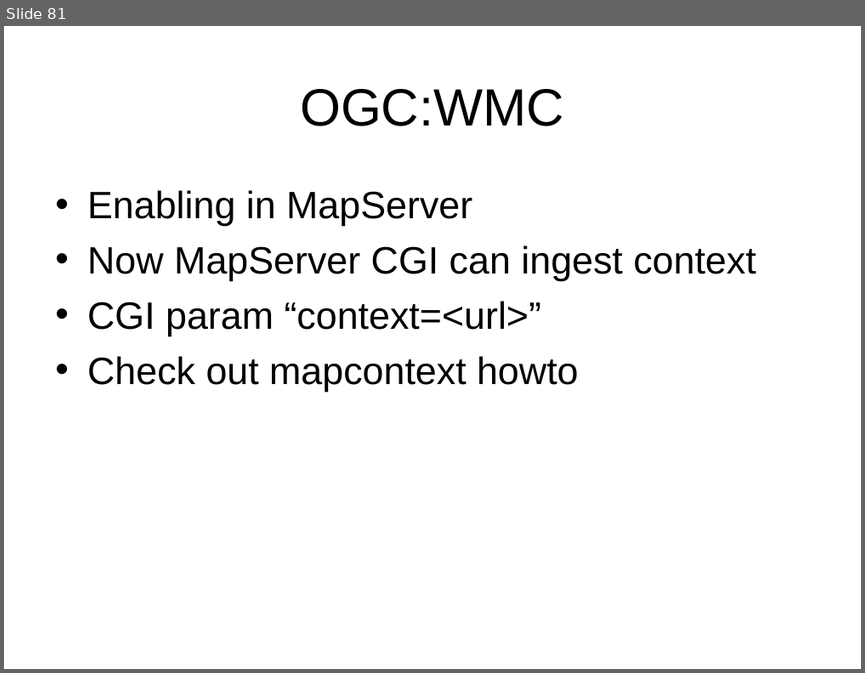
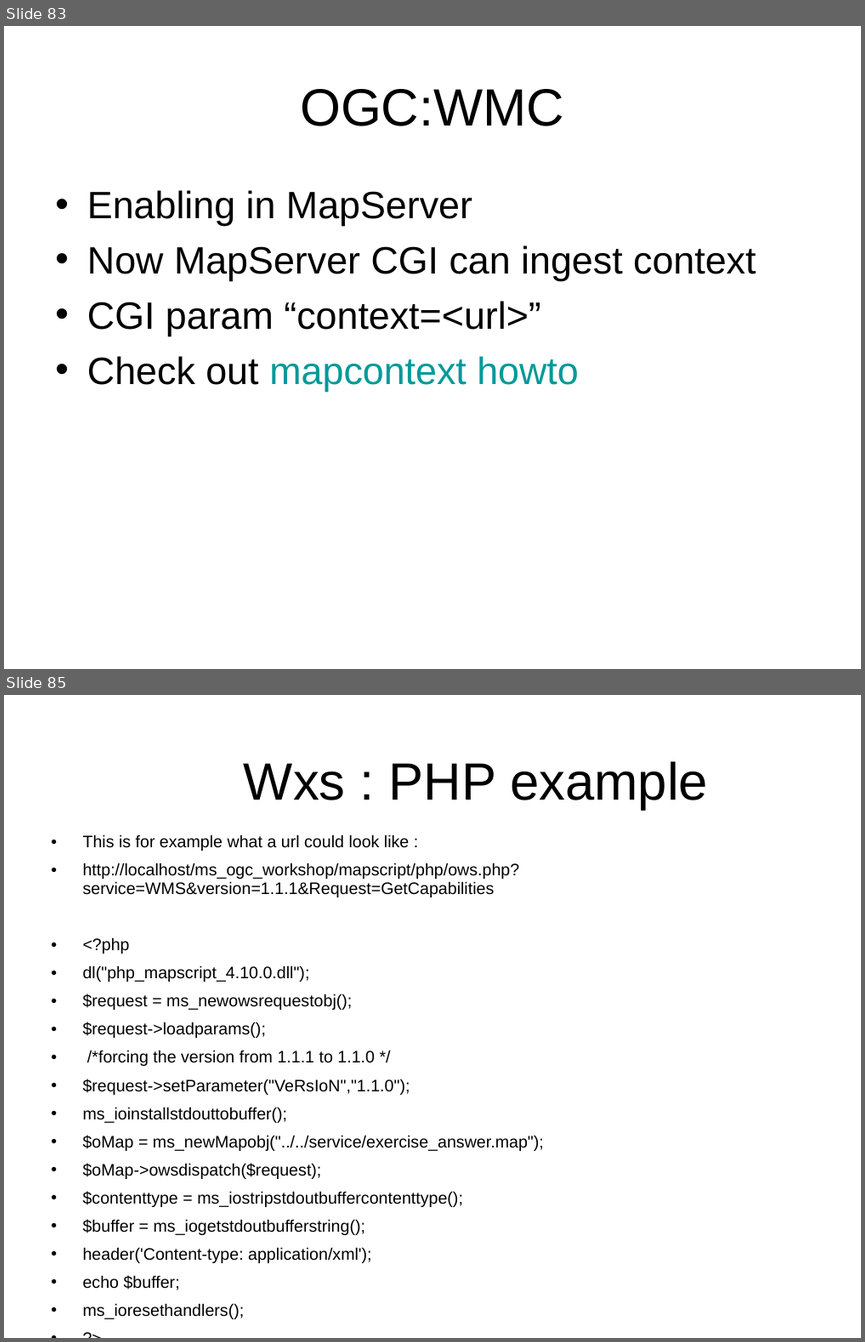
Before and after one commit to MapServer/ms-ogc-workshop, a slide deck: doc/ms_ogc_workshop.ppt. Shown one above the other, each under a label of ours: slide 81 before the commit, slides 83 and 85 after it; the slides between them are not shown. The pictures are 865x673 and 865x1342 pixels, drawn with LibreOffice and Linux fonts; fonts in the diff are those of the drawing. Boxes give left, top, right and bottom in pixels: in the first picture for what was removed or moved away, otherwise in the second. Text is boxed around its words. In the diff, an @@ line names an element or a change of style, - is before the commit and + after.

```diff
--- a/doc/ms_ogc_workshop.ppt
+++ b/doc/ms_ogc_workshop.ppt
@@ slide 85 added at (4, 695, 861, 1338), background #FFFFFF @@
@@ title added at (244, 761, 708, 810), 44 pt, text #000000 @@
+Wxs : PHP example
@@ text added at (83, 834, 544, 1319), 14 pt, text #000000 @@
+• This is for example what a url could look like :
+• http://localhost/ms_ogc_workshop/mapscript/php/ows.php?service=WMS&version=1.1.1&Request=GetCapabilities
+• <?php
+• dl("php_mapscript_4.10.0.dll");
+• $request = ms_newowsrequestobj();
+• $request->loadparams();
+• /*forcing the version from 1.1.1 to 1.1.0 */
+• $request->setParameter("VeRsIoN","1.1.0");
+• ms_ioinstallstdouttobuffer();
+• $oMap = ms_newMapobj("../../service/exercise_answer.map");
+• $oMap->owsdispatch($request);
+• $contenttype = ms_iostripstdoutbuffercontenttype();
+• $buffer = ms_iogetstdoutbufferstring();
+• header('Content-type: application/xml');
+• echo $buffer;
+• ms_ioresethandlers();
+• ?>
@@ what was slide 81 is now slide 83 @@
@@ slide 83 changed as well @@
@@ text "Enabling in MapServer" at (87, 190, 755, 392): text colour #000000 to #009999 in "mapcontext howto"; indent changed @@
```
Also in this commit, not shown: 82 other slides changed, 2 other slides added.
